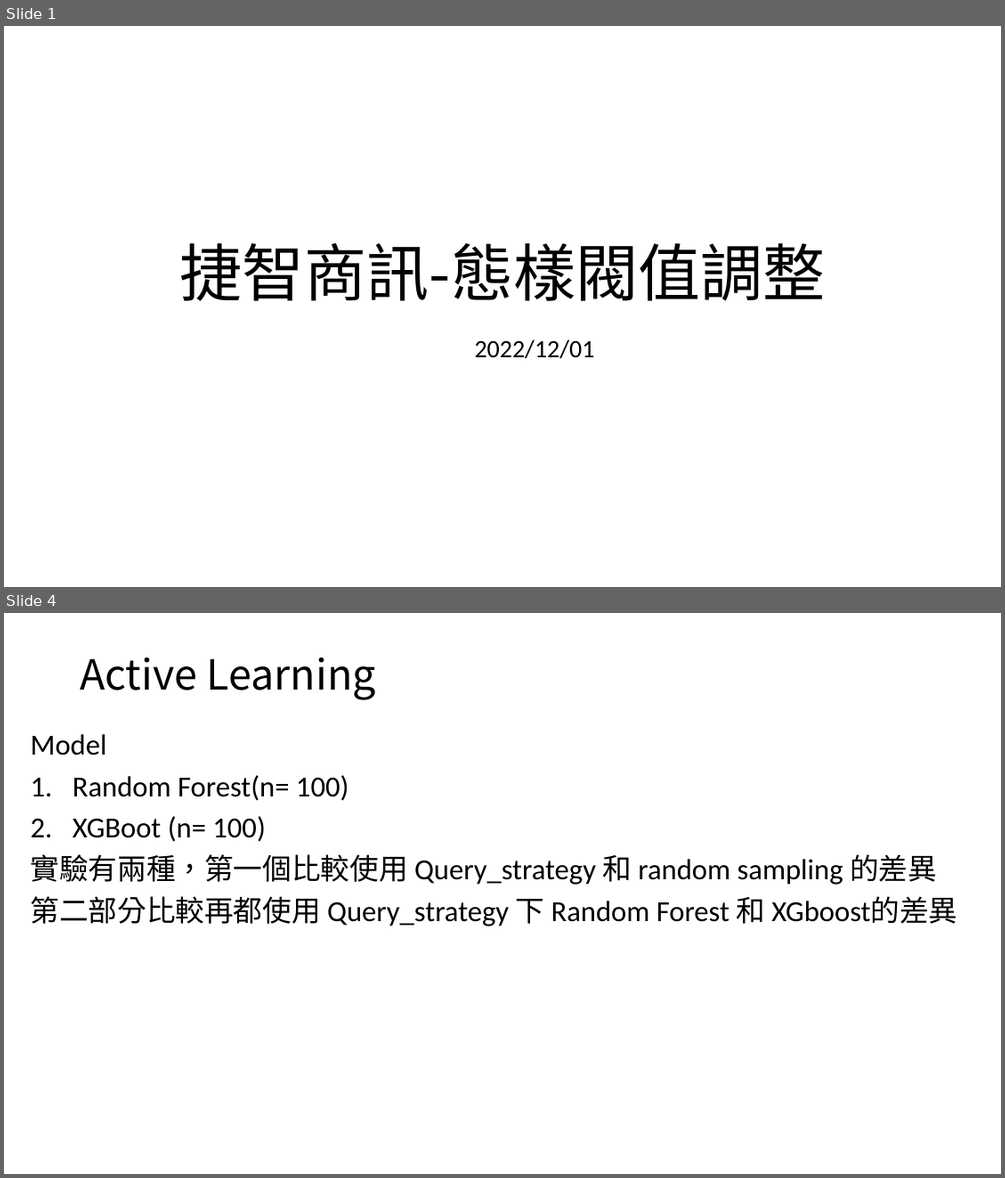
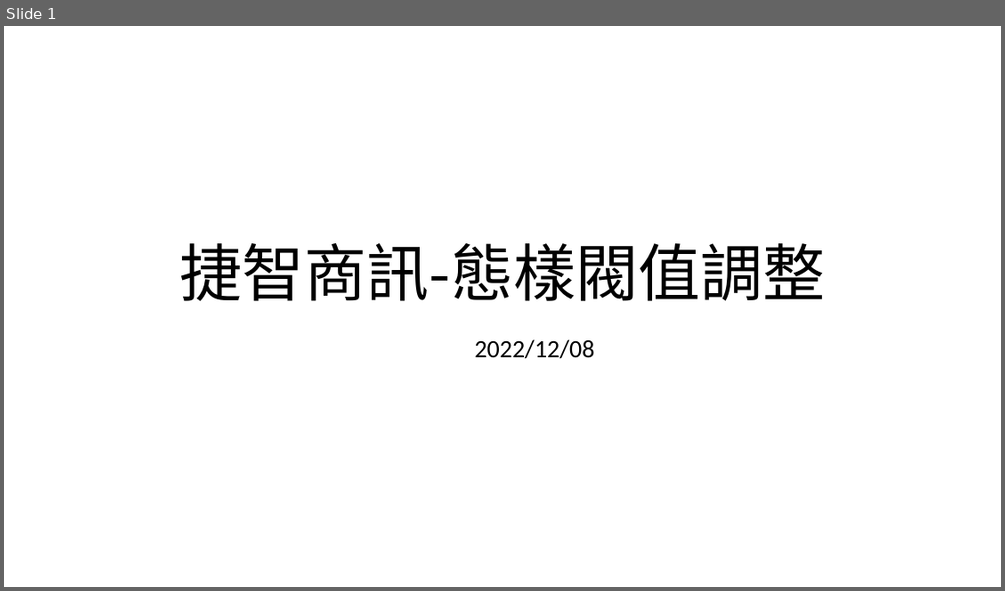
Before and after one commit to eason758/MetaEdge, a slide deck: ppt/20221208.pptx. Shown one above the other, each under a label of ours: slides 1 and 4 before the commit, slide 1 after it; the slides between them are not shown. The pictures are 1005x1178 and 1005x591 pixels, drawn with LibreOffice and Linux fonts; fonts in the diff are those of the drawing. Boxes give left, top, right and bottom in pixels: in the first picture for what was removed or moved away, otherwise in the second. Text is boxed around its words. In the diff, an @@ line names an element or a change of style, - is before the commit and + after.

```diff
--- a/ppt/20221208.pptx
+++ b/ppt/20221208.pptx
@@ slide 4 removed at [4, 613, 1001, 1174], background #FFFFFF @@
@@ title removed at [80, 657, 376, 700] @@
-Active Learning
@@ text removed at [31, 734, 957, 926] @@
-Model
-1. Random Forest(n= 100)
-2. XGBoot (n= 100)
-實驗有兩種，第一個比較使用 Query_strategy 和 random sampling 的差異
-第二部分比較再都使用 Query_strategy 下 Random Forest 和 XGboost的差異
@@ slide 1 changed as well @@
@@ subtitle at [475, 339, 595, 359]: text changed @@
-2022/12/01
+2022/12/08
```
Also in this commit, not shown: 7 slides added, 7 other slides removed, 3 other files.
